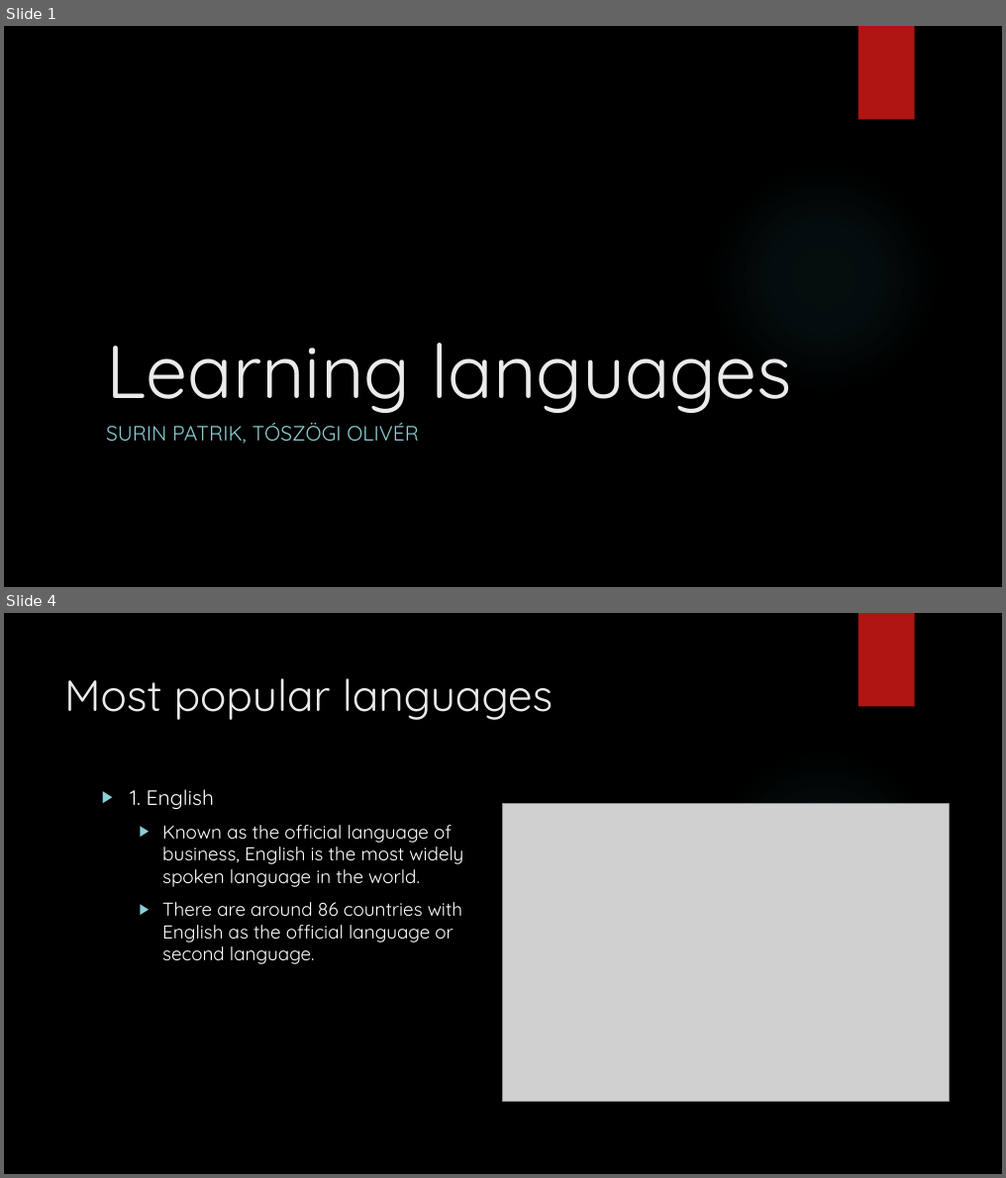
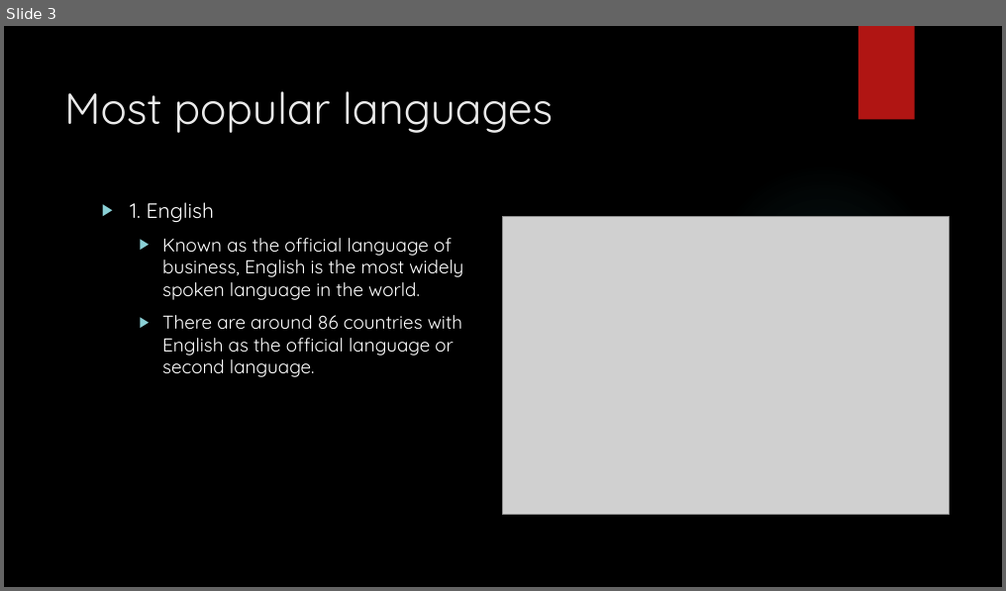
Before and after one commit to Palacsinta002/12.C_Erettsegi, a slide deck: Angol/Learning-languages_SP_TO.pptx. Shown one above the other, each under a label of ours: slides 1 and 4 before the commit, slide 3 after it; the slides between them are not shown. The pictures are 1006x1178 and 1006x591 pixels, drawn with LibreOffice and Linux fonts; fonts in the diff are those of the drawing; grey boxes stand for pictures; background and template pictures are left out. Boxes give left, top, right and bottom in pixels: in the first picture for what was removed or moved away, otherwise in the second. Text is boxed around its words. In the diff, an @@ line names an element or a change of style, - is before the commit and + after.

```diff
--- a/Angol/Learning-languages_SP_TO.pptx
+++ b/Angol/Learning-languages_SP_TO.pptx
@@ slide 1 removed at (4,26,1002,587), background picture (left out); not listed: 2 template elements that a slide beside it also shows @@
@@ title removed at (106,343,791,413) @@
-Learning languages
@@ subtitle removed at (106,423,419,444) @@
-SURIN PATRIK, TÓSZÖGI OLIVÉR
@@ what was slide 4 is now slide 3 @@
```
Also in this commit, not shown: 2 slides changed, 1 other slide removed, 10 other files.
